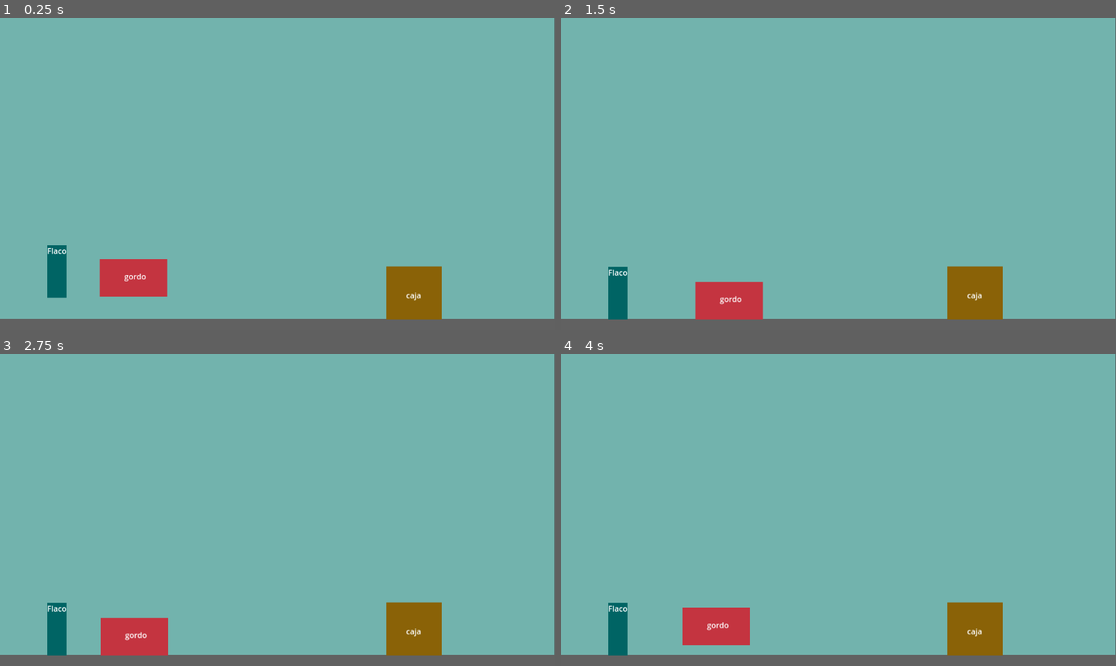
Above: before the commit, frames 1-4 (two rows, left to right).
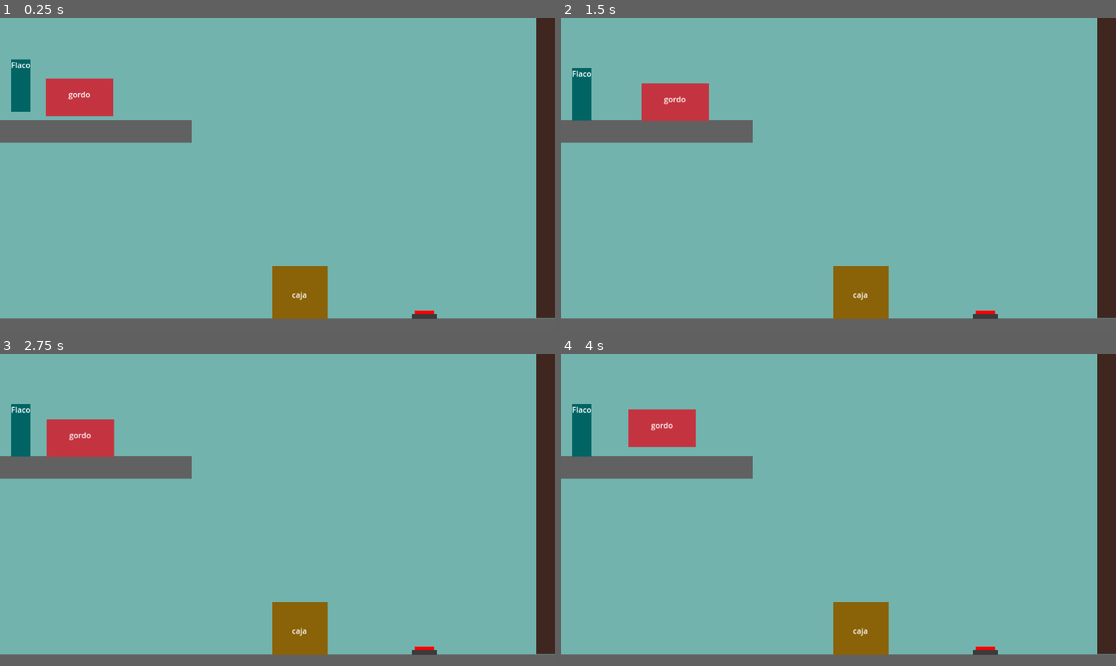
Above: after the commit, the same moments.

Repository: MauroCastro1705/DUO-proyecto-gestion
Game: Godot game, scene res://Levels/stage-prueba.tscn
Same seed, same stepped clock (60 frames per second), same inputs: the game is played once before the commit and once after it. This scene is started directly instead of the project's main scene.
Inputs (mouse positions are in pixels of both pictures, inside the frame that each line leads up to):
- Up to frame 1 (0.25 s): no input
- Up to frame 2 (1.5 s): tap Enter at 0.5 s; move the mouse to (960, 158) at 0.52 s; hold D (derecha) 0.53-1.25 s; hold E (accion) 0.53-1.25 s; click (960, 158) at 0.67 s; tap Space (salto) at 0.77 s; drag from (727, 189) to (810, 236) at 1.27 s
- Up to frame 3 (2.75 s): tap Space (salto) at 2 s; move the mouse to (333, 441) at 2.02 s; hold A (izquierda) from 2.03 s (still down); tap O at 2.1 s
- Up to frame 4 (4 s): release A (izquierda) at 2.75 s; drag from (810, 572) to (672, 463) at 2.77 s; tap Enter at 3.5 s; move the mouse to (1005, 556) at 3.52 s; hold D (derecha) from 3.53 s (still down); tap Shift at 3.6 s; tap Space (salto) at 3.77 s

The runs differ from the first frame. In frame 1, 14% of the frame differs, in the area x 0-100%, y 0-97%; in frame 2, 13%; in frame 3, 13%; in frame 4, 13%.

Commit message:
character mechanics

Diff:
--- /dev/null
+++ b/Levels/Objetos/boton.gd
@@ -0,0 +1,10 @@
+extends Area2D
+
+signal boton_pulsado
+
+
+
+func _on_body_entered(body: Node) -> void:
+	if body is CharacterBody2D:
+		emit_signal("boton_pulsado")
+		print("boton pulsado")
--- /dev/null
+++ b/Levels/Objetos/boton.tscn
@@ -0,0 +1,36 @@
+[gd_scene load_steps=4 format=3 uid="uid://dd78a61wcwfb6"]
+
+[ext_resource type="Script" uid="uid://25ldds1vm7nn" path="res://Levels/Objetos/boton.gd" id="1_n0i7u"]
+
+[sub_resource type="RectangleShape2D" id="RectangleShape2D_cm74e"]
+size = Vector2(40, 7)
+
+[sub_resource type="RectangleShape2D" id="RectangleShape2D_n0i7u"]
+size = Vector2(52, 10)
+
+[node name="Boton" type="Area2D"]
+script = ExtResource("1_n0i7u")
+
+[node name="colisionBoton" type="CollisionShape2D" parent="."]
+position = Vector2(0, -3.5)
+shape = SubResource("RectangleShape2D_cm74e")
+
+[node name="ColorRect" type="ColorRect" parent="."]
+offset_left = -20.0
+offset_top = -7.0
+offset_right = 20.0
+color = Color(1, 0, 0, 1)
+
+[node name="ColorRect2" type="ColorRect" parent="."]
+offset_left = -26.0
+offset_right = 26.0
+offset_bottom = 10.0
+color = Color(0.230315, 0.230315, 0.230315, 1)
+
+[node name="RigidBody2D" type="RigidBody2D" parent="."]
+
+[node name="colisionBaseBoton" type="CollisionShape2D" parent="RigidBody2D"]
+position = Vector2(0, 5)
+shape = SubResource("RectangleShape2D_n0i7u")
+
+[connection signal="body_entered" from="." to="." method="_on_body_entered"]
--- a/Levels/piso/floor.tscn
+++ b/Levels/piso/floor.tscn
@@ -1,17 +1,17 @@
 [gd_scene load_steps=2 format=3 uid="uid://tbbpbwsjlk7m"]
 
 [sub_resource type="RectangleShape2D" id="RectangleShape2D_ij4hf"]
-size = Vector2(1173.5, 60)
+size = Vector2(1155.75, 46)
 
 [node name="Floor" type="StaticBody2D"]
 
 [node name="CollisionShape2D" type="CollisionShape2D" parent="."]
-position = Vector2(585, 656)
+position = Vector2(2.125, 1)
 shape = SubResource("RectangleShape2D_ij4hf")
 
 [node name="ColorRect" type="ColorRect" parent="."]
-offset_left = -2.0
-offset_top = 625.0
-offset_right = 1154.0
-offset_bottom = 672.0
+offset_left = -576.0
+offset_top = -23.0
+offset_right = 580.0
+offset_bottom = 24.0
 color = Color(0.381703, 0.381703, 0.381703, 1)
--- a/Levels/stage-prueba.tscn
+++ b/Levels/stage-prueba.tscn
@@ -1,28 +1,46 @@
-[gd_scene load_steps=6 format=3 uid="uid://cpjkelsqxc364"]
+[gd_scene load_steps=7 format=3 uid="uid://cpjkelsqxc364"]
 
 [ext_resource type="Script" uid="uid://cdiy1lchrrem" path="res://Levels/stage_prueba.gd" id="1_3vi3g"]
 [ext_resource type="PackedScene" uid="uid://tbbpbwsjlk7m" path="res://Levels/piso/floor.tscn" id="1_7o80q"]
 [ext_resource type="PackedScene" uid="uid://3ht2b6g4whk7" path="res://characters/Flaco.tscn" id="2_0ause"]
 [ext_resource type="PackedScene" uid="uid://bbs86ttvb6dhi" path="res://characters/Gordo.tscn" id="3_0ause"]
 [ext_resource type="PackedScene" uid="uid://ccslrkwy1uquh" path="res://Levels/Objetos/caja_1.tscn" id="5_xh7jf"]
+[ext_resource type="PackedScene" uid="uid://dd78a61wcwfb6" path="res://Levels/Objetos/boton.tscn" id="6_w1alv"]
 
 [node name="Stage-prueba" type="Node2D"]
 script = ExtResource("1_3vi3g")
 
 [node name="ColorRect" type="ColorRect" parent="."]
-offset_right = 1151.0
+offset_right = 1159.0
 offset_bottom = 662.0
 color = Color(0.447976, 0.701043, 0.680561, 1)
 
+[node name="Floor2" parent="." instance=ExtResource("1_7o80q")]
+position = Vector2(575, 647)
+
+[node name="puerta" parent="." instance=ExtResource("1_7o80q")]
+unique_name_in_owner = true
+modulate = Color(0.643673, 0.40346, 0.33315, 1)
+position = Vector2(1137, 43)
+rotation = 1.5708
+
 [node name="Floor" parent="." instance=ExtResource("1_7o80q")]
+position = Vector2(-182, 235)
 
 [node name="Flaco" parent="." instance=ExtResource("2_0ause")]
 unique_name_in_owner = true
-position = Vector2(98, 442)
+z_index = 10
+position = Vector2(44, 110)
 
 [node name="Gordo" parent="." instance=ExtResource("3_0ause")]
 unique_name_in_owner = true
-position = Vector2(207, 434)
+z_index = 10
+position = Vector2(165, 135)
 
 [node name="Caja1" parent="." instance=ExtResource("5_xh7jf")]
-position = Vector2(852, 566)
+position = Vector2(615, 570)
+
+[node name="Boton" parent="." instance=ExtResource("6_w1alv")]
+position = Vector2(881, 615)
+
+[connection signal="boton_pulsado" from="Boton" to="." method="_on_boton_boton_pulsado"]
--- a/Levels/stage_prueba.gd
+++ b/Levels/stage_prueba.gd
@@ -3,7 +3,9 @@
 var active_player: CharacterBody2D  # El personaje que actualmente controlas
 var player1: CharacterBody2D
 var player2: CharacterBody2D
-
+@onready var posicionPuertaInicial = %puerta.global_position.y
+var posicionPuertaFinal = -102
+var is_moved: bool = false
 func _ready() -> void:
 	# Referencias a los personajes
 	player1 = %Gordo
@@ -11,6 +13,7 @@
 	active_player = player1
 	player1.is_active = true
 	player2.is_active = false  # Inicia desactivado
+
 
 
 func _input(event: InputEvent) -> void:
@@ -26,3 +29,12 @@
 		active_player = player1
 		player1.is_active = true
 		player2.is_active = false
+
+
+func _on_boton_boton_pulsado() -> void:
+	if is_moved:
+		%puerta.global_position.y = posicionPuertaInicial
+		is_moved = false
+	else:
+		%puerta.global_position.y = posicionPuertaFinal
+		is_moved=true
--- a/characters/Flaco.tscn
+++ b/characters/Flaco.tscn
@@ -5,19 +5,23 @@
 [sub_resource type="RectangleShape2D" id="RectangleShape2D_w2kys"]
 size = Vector2(40, 109)
 
-[node name="Flaco" type="CharacterBody2D"]
+[node name="Flaco" type="CharacterBody2D" groups=["jugador"]]
 script = ExtResource("1_b4tiw")
 
 [node name="ColorRect" type="ColorRect" parent="."]
-offset_right = 40.0
-offset_bottom = 109.0
+offset_left = -21.0
+offset_top = -54.0
+offset_right = 19.0
+offset_bottom = 55.0
 color = Color(0, 0.392631, 0.392631, 1)
 
 [node name="CollisionShape2D" type="CollisionShape2D" parent="."]
-position = Vector2(20, 54.5)
+position = Vector2(-1, 0.5)
 shape = SubResource("RectangleShape2D_w2kys")
 
 [node name="Label" type="Label" parent="."]
-offset_right = 40.0
-offset_bottom = 23.0
+offset_left = -21.0
+offset_top = -54.0
+offset_right = 19.0
+offset_bottom = -31.0
 text = "Flaco"
--- a/characters/Gordo.tscn
+++ b/characters/Gordo.tscn
@@ -3,25 +3,25 @@
 [ext_resource type="Script" uid="uid://m850xbhl28ts" path="res://characters/characters_code/gordo.gd" id="2_cfd2t"]
 
 [sub_resource type="RectangleShape2D" id="RectangleShape2D_35gpn"]
-size = Vector2(140.5, 78)
+size = Vector2(139.5, 76)
 
-[node name="Gordo" type="CharacterBody2D"]
+[node name="Gordo" type="CharacterBody2D" groups=["jugador"]]
 script = ExtResource("2_cfd2t")
 
 [node name="ColorRect" type="ColorRect" parent="."]
-offset_top = 37.0
-offset_right = 140.0
-offset_bottom = 115.0
+offset_left = -70.0
+offset_top = -39.0
+offset_right = 70.0
+offset_bottom = 39.0
 color = Color(0.768732, 0.204326, 0.25174, 1)
 
 [node name="CollisionShape2D" type="CollisionShape2D" parent="."]
-position = Vector2(69.75, 76)
 shape = SubResource("RectangleShape2D_35gpn")
 
 [node name="Label" type="Label" parent="."]
-offset_left = 51.0
-offset_top = 61.0
-offset_right = 97.0
-offset_bottom = 110.0
+offset_left = -23.0
+offset_top = -18.0
+offset_right = 23.0
+offset_bottom = 31.0
 text = "gordo
 "
--- a/project.godot
+++ b/project.godot
@@ -18,6 +18,14 @@
 [autoload]
 
 Global="*res://Code/global.gd"
+
+[editor_plugins]
+
+enabled=PackedStringArray("res://addons/script-ide/plugin.cfg")
+
+[global_group]
+
+jugador=""
 
 [input]
 
Not shown, added: Levels/Objetos/boton.gd.uid
Not shown, added: addons/script-ide/icon/class.svg
Not shown, added: addons/script-ide/icon/class.svg.import
Not shown, added: addons/script-ide/icon/constant.svg
Not shown, added: addons/script-ide/icon/constant.svg.import
Not shown, added: addons/script-ide/icon/engine_func.svg
Not shown, added: addons/script-ide/icon/engine_func.svg.import
Not shown, added: addons/script-ide/icon/export.svg
Not shown, added: addons/script-ide/icon/export.svg.import
Not shown, added: addons/script-ide/icon/func.svg
Not shown, added: addons/script-ide/icon/func.svg.import
Not shown, added: addons/script-ide/icon/func_get.svg
(and 15 more such lines)
